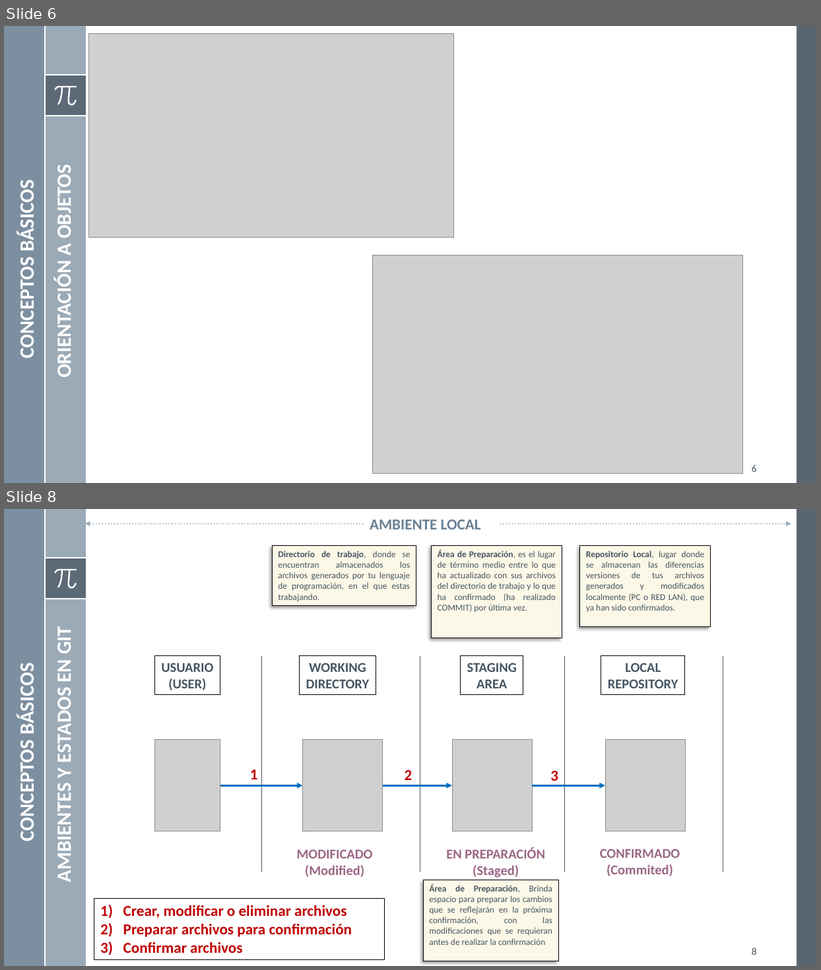
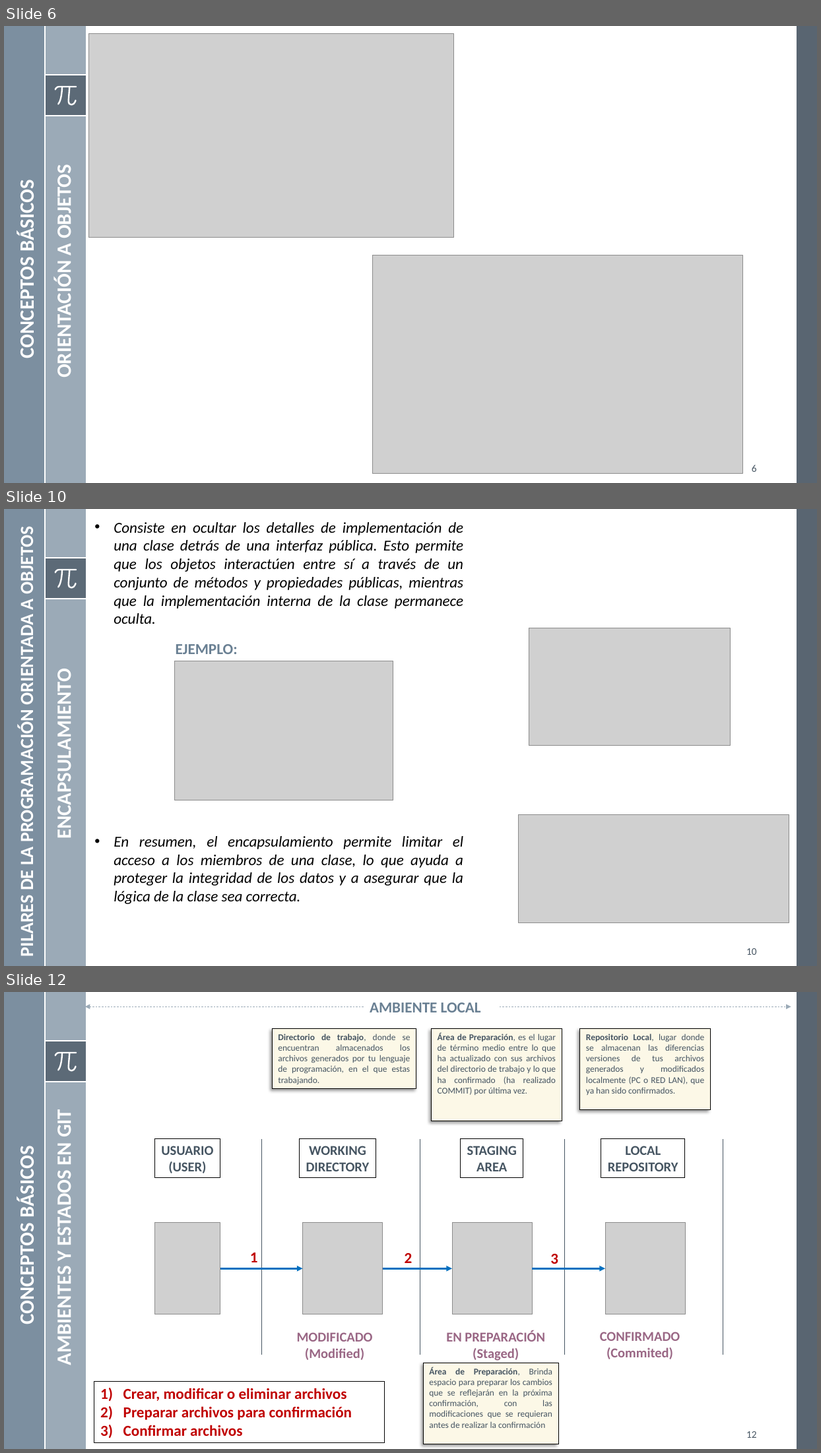
Before and after one commit to mgutierreza/Know, a slide deck: Programacion/POO/POO.pptx. Shown one above the other, each under a label of ours: slides 6 and 8 before the commit, slides 6, 10 and 12 after it; the slides between them are not shown. The pictures are 821x970 and 821x1453 pixels, drawn with LibreOffice and Linux fonts; fonts in the diff are those of the drawing; grey boxes stand for pictures. Boxes give left, top, right and bottom in pixels: in the first picture for what was removed or moved away, otherwise in the second. Text is boxed around its words. In the diff, an @@ line names an element or a change of style, - is before the commit and + after.

Commit message:
Carga de pilares de programacion OO
Carga de pilares de programacion OO

```diff
--- a/Programacion/POO/POO.pptx
+++ b/Programacion/POO/POO.pptx
@@ slide 10 added at [4, 509, 817, 966], background #FFFFFF; not listed: 8 template elements that a slide beside it also shows @@
@@ text added at [114, 522, 463, 624], 18 pt, text #000000, italic @@
+• Consiste en ocultar los detalles de implementación de una clase detrás de una interfaz pública. Esto permite que los objetos interactúen entre sí a través de un conjunto de métodos y propiedades públicas, mientras que la implementación interna de la clase permanece oculta.
@@ text added at [15, 533, 38, 955], 22 pt, text #FFFFFF, bold @@
+PILARES DE LA PROGRAMACIÓN ORIENTADA A OBJETOS
@@ text added at [176, 644, 238, 654], 18 pt, text #6A8093, bold @@
+EJEMPLO:
@@ picture added at [529, 628, 731, 746] @@
@@ picture added at [175, 661, 393, 801] @@
@@ text added at [52, 685, 77, 834], 24 pt, text #FFFFFF, bold @@
+ENCAPSULAMIENTO
@@ picture added at [518, 815, 789, 923] @@
@@ text added at [114, 836, 463, 904], 18 pt, text #000000, italic @@
+• En resumen, el encapsulamiento permite limitar el acceso a los miembros de una clase, lo que ayuda a proteger la integridad de los datos y a asegurar que la lógica de la clase sea correcta.
@@ page number added at [746, 949, 757, 955], 12 pt, text #465562 @@
+10
@@ what was slide 8 is now slide 12 @@
@@ page number at [746, 1432, 757, 1438]: text changed @@
-8
+12
```
Also in this commit, not shown: 1 slide changed, 3 other slides added.
